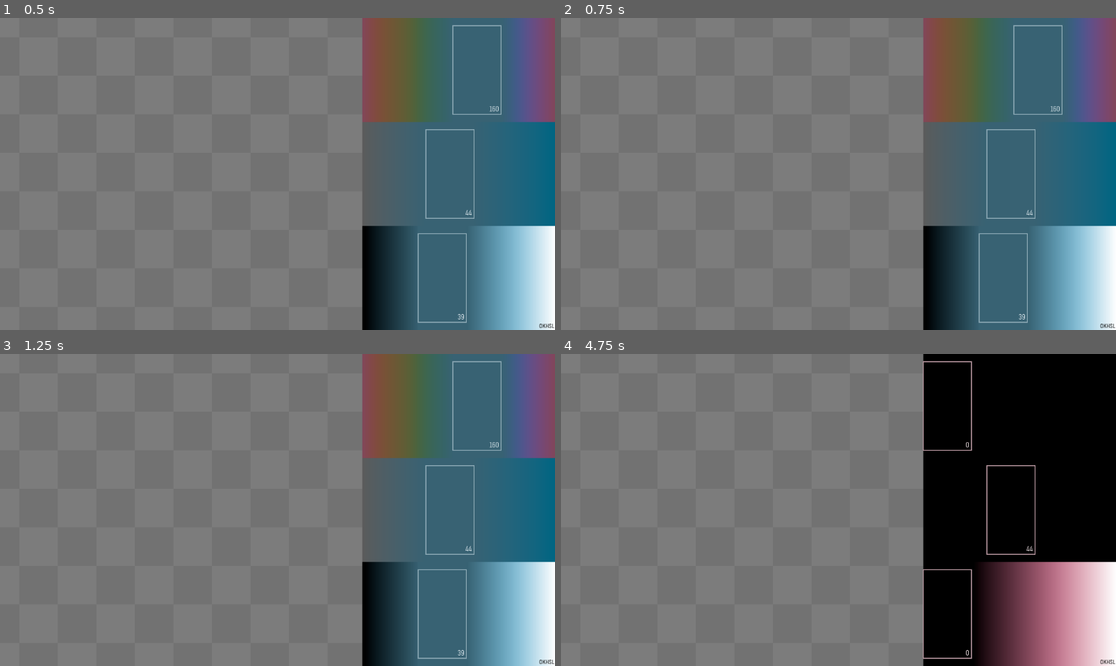
Above: before the commit, frames 1-4 (two rows, left to right).
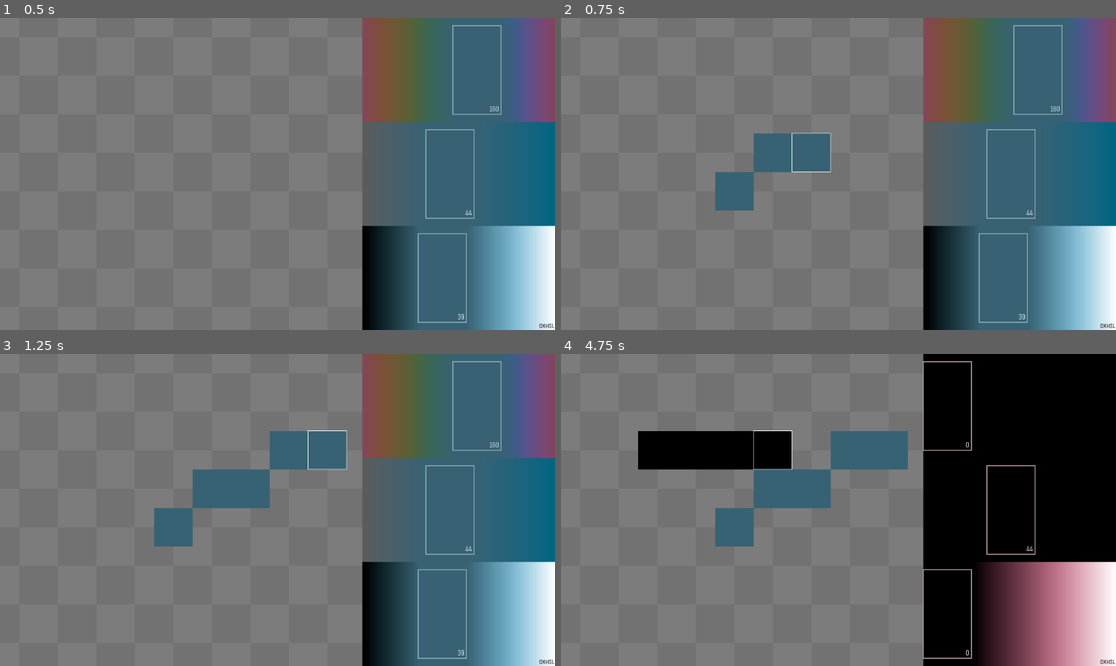
Above: after the commit, the same moments.

Repository: anniryynanen/i-heart-pixels
Game: Godot game, scene res://scenes/dummy.tscn
Two runs of this game, one before a commit and one after it. Both use one fixed random seed, a clock stepped at 60 frames per second and the inputs below.
Inputs (mouse positions are in pixels of both pictures, inside the frame that each line leads up to):
- Up to frame 1 (0.5 s): no input
- Up to frame 2 (0.75 s): tap Enter at 0.5 s; drag from (744, 174) to (894, 105) at 0.52 s
- Up to frame 3 (1.25 s): no input
- Up to frame 4 (4.75 s): tap Space at 1.25, 3.5 s; drag from (1021, 407) to (810, 572) at 1.27 s; tap Enter at 2 s; move the mouse to (1021, 510) at 2.02 s; hold D 2.03-2.75 s; hold Shift 2.03-2.75 s; click (1021, 510) at 2.17 s; drag from (1021, 612) to (672, 463) at 2.77 s; move the mouse to (1005, 556) at 3.52 s; hold A 3.53-4.25 s; hold Shift 3.53-4.25 s; click (1005, 556) at 3.67 s; drag from (672, 463) to (755, 432) at 4.27 s

Frame 1 is identical in both runs. In frame 2, 2.6% of the frame differs, in the area x 27-49%, y 36-62%; in frame 3, 4.3%; in frame 4, 7.7%, in the area x 13-63%, y 24-62%.

Commit message:
Drawing pixels

Diff:
--- a/scenes/canvas.gd
+++ b/scenes/canvas.gd
@@ -1,23 +1,34 @@
 extends Control
 
-const ZOOM_STEP = 1.1
-const SCROLL_STEP = 18.0
-const SHIFT_MULT = 0.3
+const ZOOM_STEP = 1.4
+const PAN_STEP = 1.4
 
 var pixel_width: float = 80.0
 var top_left: Vector2 = Vector2(0.0, 0.0)
+var current_pixel: Vector2i = Vector2i(-1, -1)
+var dragging = false
+
 var drawing = false
+var color: OKColor
+
+var image: Image = Image.create(10, 10, false, Image.Format.FORMAT_RGBA8)
+var image_changed = false
+var texture: ImageTexture = ImageTexture.create_from_image(image)
+
+
+func set_color(ok_color: OKColor) -> void:
+    color = ok_color
 
 
 func _ready() -> void:
     pixel_width *= Settings.get_app_scale()
 
+    Signals.focus_lost.connect(func(): if drawing: stop_drawing())
+    Signals.focus_lost.connect(func(): if dragging: stop_dragging())
+
 
 func _process(delta: float) -> void:
-    var distance: float = delta * SCROLL_STEP * pixel_width
-
-    if Input.is_physical_key_pressed(KEY_SHIFT):
-        distance *= SHIFT_MULT
+    var distance: float = delta * PAN_STEP * (size.x / pixel_width) * pixel_width
 
     if Input.is_physical_key_pressed(KEY_W):
         top_left.y -= distance
@@ -47,7 +58,7 @@
 func _on_button_event(button: InputEventMouseButton) -> void:
     match button.button_index:
         MOUSE_BUTTON_LEFT:
-            start_drawing() if button.pressed else stop_drawing()
+            start_drawing(button.position) if button.pressed else stop_drawing()
 
         MOUSE_BUTTON_WHEEL_UP:
             if button.pressed:
@@ -68,10 +79,21 @@
                 restore_mouse_pos(button.position, rel_mouse_pos)
                 queue_redraw()
 
-
-func _on_motion_event(_motion: InputEventMouseMotion) -> void:
+        MOUSE_BUTTON_MIDDLE:
+            start_dragging() if button.pressed else stop_dragging()
+
+
+func _on_motion_event(motion: InputEventMouseMotion) -> void:
+    var pixel_moved = update_current_pixel(motion.position)
+
+    if dragging:
+        top_left -= motion.relative
+        queue_redraw()
+
     if drawing:
         $DrawTimer.start()
+        if pixel_moved and Rect2(Vector2(0.0, 0.0), size).has_point(motion.position):
+            draw_pixel(current_pixel)
 
 
 func save_mouse_pos(mouse_pos: Vector2) -> Vector2:
@@ -83,10 +105,21 @@
     top_left += new_mouse_pos - mouse_pos
 
 
-func start_drawing() -> void:
+func start_dragging() -> void:
+    dragging = true
+
+
+func stop_dragging() -> void:
+    dragging = false
+
+
+func start_drawing(mouse_pos: Vector2) -> void:
     drawing = true
     Input.use_accumulated_input = false
     $DrawTimer.start()
+
+    update_current_pixel(mouse_pos)
+    draw_pixel(current_pixel)
 
 
 func stop_drawing() -> void:
@@ -95,7 +128,40 @@
     $DrawTimer.stop()
 
 
+func update_current_pixel(mouse_pos: Vector2) -> bool:
+    var mouse_pixel: Vector2i = ((mouse_pos + top_left) / pixel_width).floor()
+    if mouse_pixel != current_pixel:
+        current_pixel = mouse_pixel
+        queue_redraw()
+        return true
+    return false
+
+
+func draw_pixel(pixel: Vector2i) -> void:
+    if pixel_in_image(pixel):
+        image.set_pixel(pixel.x, pixel.y, color.to_rgb())
+        image_changed = true
+        queue_redraw()
+
+
+func pixel_in_image(pixel: Vector2i) -> bool:
+    return Rect2i(Vector2i(0, 0), image.get_size()).has_point(pixel)
+
+
 func _draw() -> void:
+    draw_background_alpha()
+
+    if image_changed:
+        texture.update(image)
+        image_changed = false
+
+    var texture_size: Vector2 = Vector2(pixel_width, pixel_width) * texture.get_size()
+    draw_texture_rect(texture, Rect2(-top_left, texture_size), false)
+
+    draw_hover_highlight()
+
+
+func draw_background_alpha() -> void:
     var square_size: Vector2 = Vector2(pixel_width, pixel_width)
 
     while square_size.x < 10.0 * Settings.get_app_scale():
@@ -111,10 +177,24 @@
     var squares: Vector2 = (size + square_size * 5) / square_size
     for x in range(ceili(squares.x)):
         for y in range(ceili(squares.y)):
-            var color: OKColor = light_color if x % 2 == y % 2 else dark_color
+            var square_color: OKColor = light_color if x % 2 == y % 2 else dark_color
 
             var pos: Vector2 = square_size * Vector2(x, y)
             var square: Rect2 = Rect2(pos - offset - square_size * 2.5, square_size)
 
             if square.intersects(get_rect()):
-                draw_rect(square, color.to_rgb())
+                draw_rect(square, square_color.to_rgb())
+
+
+func draw_hover_highlight() -> void:
+    var hl_color: Color = Color.BLACK
+
+    if pixel_in_image(current_pixel):
+        var pixel_color: Color = image.get_pixel(current_pixel.x, current_pixel.y)
+        if OKColor.from_rgb(pixel_color).l <= 0.5:
+            hl_color = Color.WHITE
+
+    draw_rect(Rect2(
+            current_pixel * pixel_width - top_left,
+            Vector2(pixel_width, pixel_width)),
+        hl_color, false, 1.0)
--- a/scenes/canvas.tscn
+++ b/scenes/canvas.tscn
@@ -3,6 +3,7 @@
 [ext_resource type="Script" path="res://scenes/canvas.gd" id="1_13rbr"]
 
 [node name="Canvas" type="Control"]
+texture_filter = 1
 layout_mode = 3
 anchors_preset = 15
 anchor_right = 1.0
--- a/scenes/color_editor/color_editor.gd
+++ b/scenes/color_editor/color_editor.gd
@@ -1,8 +1,10 @@
 extends ScalableControl
 
-@export var color: Color
+signal color_changed(color: OKColor)
 
-var ok_color: OKColor
+@export var rgb_color: Color
+
+var color: OKColor
 var sliders: Array[ColorSlider]
 
 
@@ -17,28 +19,29 @@
     %Saturation.handle = %SaturationHandle
     %Lightness.handle = %LightnessHandle
 
-    ok_color = OKColor.from_rgb(color).rounded()
-    sliders.map(func(s: ColorSlider): s.color = ok_color)
+    color = OKColor.from_rgb(rgb_color).rounded()
+    sliders.map(func(s: ColorSlider): s.color = color)
 
 
 func _on_hue_handle_value_changed() -> void:
-    ok_color.h = %HueHandle.value / 255.0
+    color.h = %HueHandle.value / 255.0
     _on_ok_color_changed()
 
 
 func _on_saturation_handle_value_changed() -> void:
-    ok_color.s = %SaturationHandle.value / 100.0
+    color.s = %SaturationHandle.value / 100.0
     _on_ok_color_changed()
 
 
 func _on_lightness_handle_value_changed() -> void:
-    ok_color.l = %LightnessHandle.value / 100.0
+    color.l = %LightnessHandle.value / 100.0
     _on_ok_color_changed()
 
 
 func _on_ok_color_changed() -> void:
-    color = Color.from_ok_hsl(ok_color.h, ok_color.s, ok_color.l, ok_color.a)
+    rgb_color = Color.from_ok_hsl(color.h, color.s, color.l, color.a)
     sliders.map(func(s: ColorSlider):
-        s.color = ok_color
+        s.color = color
         s.queue_redraw()
     )
+    color_changed.emit(color)
--- a/scenes/color_editor/color_slider_handle.gd
+++ b/scenes/color_editor/color_slider_handle.gd
@@ -23,6 +23,8 @@
     # independently
     %Value.label_settings = %Value.label_settings.duplicate()
 
+    Signals.focus_lost.connect(func(): if dragging: stop_dragging())
+
 
 func _gui_input(event: InputEvent) -> void:
     if event is InputEventMouseButton:
@@ -37,16 +39,14 @@
         _on_button_pressed(button)
     else:
         if button.button_index == MOUSE_BUTTON_LEFT:
-            dragging = false
+            stop_dragging()
 
 
 func _on_button_pressed(button: InputEventMouseButton) -> void:
     match button.button_index:
         MOUSE_BUTTON_LEFT:
             if area.has_point(button.position):
-                dragging = true
-                drag_start_x = button.position.x
-                drag_start_value = value
+                start_dragging(button.position)
             else:
                 var diff: float = 0.0
                 if button.position.x < left:
@@ -84,6 +84,16 @@
             value_changed.emit()
 
 
+func start_dragging(mouse_pos: Vector2) -> void:
+    dragging = true
+    drag_start_x = mouse_pos.x
+    drag_start_value = value
+
+
+func stop_dragging() -> void:
+    dragging = false
+
+
 func _draw() -> void:
     if not color:
         return
--- a/scenes/global/signals.gd
+++ b/scenes/global/signals.gd
@@ -1,3 +1,9 @@
 extends Node
 
 signal app_scale_changed(app_scale: float)
+signal focus_lost
+
+
+func _notification(what: int) -> void:
+    if what == NOTIFICATION_APPLICATION_FOCUS_OUT:
+        focus_lost.emit()
--- a/scenes/main.gd
+++ b/scenes/main.gd
@@ -12,6 +12,8 @@
 
 func _ready() -> void:
     apply_settings()
+
+    %Canvas.set_color(%ColorEditor.color)
 
 
 func _on_resized() -> void:
--- a/scenes/main.tscn
+++ b/scenes/main.tscn
@@ -14,12 +14,15 @@
 script = ExtResource("1_qg5aj")
 
 [node name="Canvas" parent="." instance=ExtResource("2_hvaxd")]
+unique_name_in_owner = true
 layout_mode = 2
 size_flags_horizontal = 3
 
 [node name="ColorEditor" parent="." instance=ExtResource("1_ntfhl")]
+unique_name_in_owner = true
 custom_minimum_size = Vector2(400, 0)
 layout_mode = 2
-color = Color(0.215686, 0.384314, 0.45098, 1)
+rgb_color = Color(0.215686, 0.384314, 0.45098, 1)
 
 [connection signal="resized" from="." to="." method="_on_resized"]
+[connection signal="color_changed" from="ColorEditor" to="Canvas" method="set_color"]
